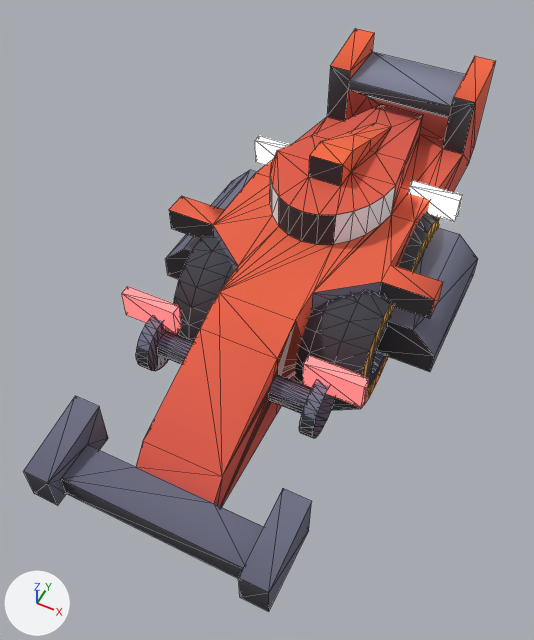
What one commit did to the glTF model public/models/derby/racecar.glb.
Camera for both pictures: a 50 mm lens placed at (2.89, -7.15, 8.14), pointed at (-0.27, -0.82, 0.23). The axes (+X, +Y, +Z) are drawn at lower left. The lights are the same throughout. The older version comes first. Mesh edges are drawn as thin lines. Where no turn or scale is listed for an object, it has been applied to the vertices.

Names of what the first picture shows: 'body', 'headlight_r', 'hood', 'taillight_l', 'taillight_r', 'trunk', 'wheel_fl', 'wheel_fr', 'wheel_rl' and 1 more.
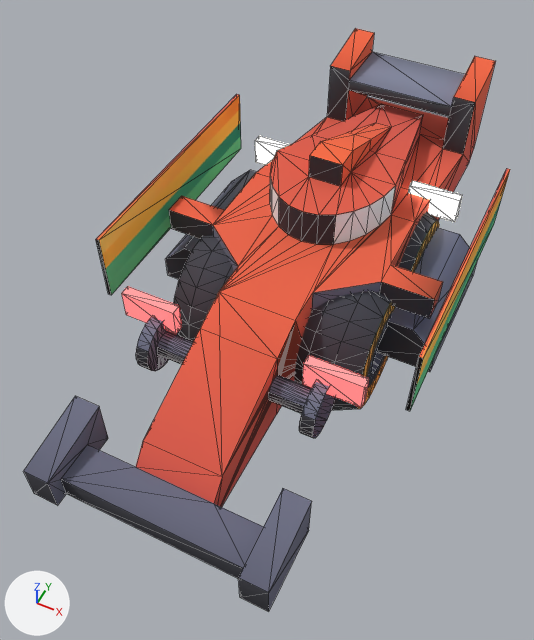
Changed parts and their boxes [x1, y1, x2, y2] in the pictures (534 x 640 px):
'door_l', now drawn
    after: [96, 94, 241, 295]
'door_r', now drawn
    after: [406, 168, 510, 411]

Patch to the scene script:
```diff
--- a/public/models/derby/racecar.glb.py
+++ b/public/models/derby/racecar.glb.py
@@ me_cube_001_1 @@
+me_cube_001_1.from_pydata(...)  # a box spanning x -0.02..0.02, y -1.88..1.88, z -0.5..0.5
+me_cube_001_1.materials.append(mat_colormap)  # picture img_colormap
@@ me_cube_1 @@
+me_cube_1 = me_cube_001_1.copy(); me_cube_1.name = 'Cube'
@@ ob_door_l @@
-ob_door_l = bpy.data.objects.new('door_l', None)
+ob_door_l = bpy.data.objects.new('door_l', me_cube_1)
 ob_door_l.parent = ob_derbyvehicle_race
-ob_door_l.location = (0.0, 0.0, 0.1)
+ob_door_l.location = (-2.125, 0.0, 1.373)
@@ ob_door_r @@
-ob_door_r = bpy.data.objects.new('door_r', None)
+ob_door_r = bpy.data.objects.new('door_r', me_cube_001_1)
 ob_door_r.parent = ob_derbyvehicle_race
-ob_door_r.location = (0.0, 0.0, 0.1)
+ob_door_r.location = (2.125, 0.0, 1.373)
```
